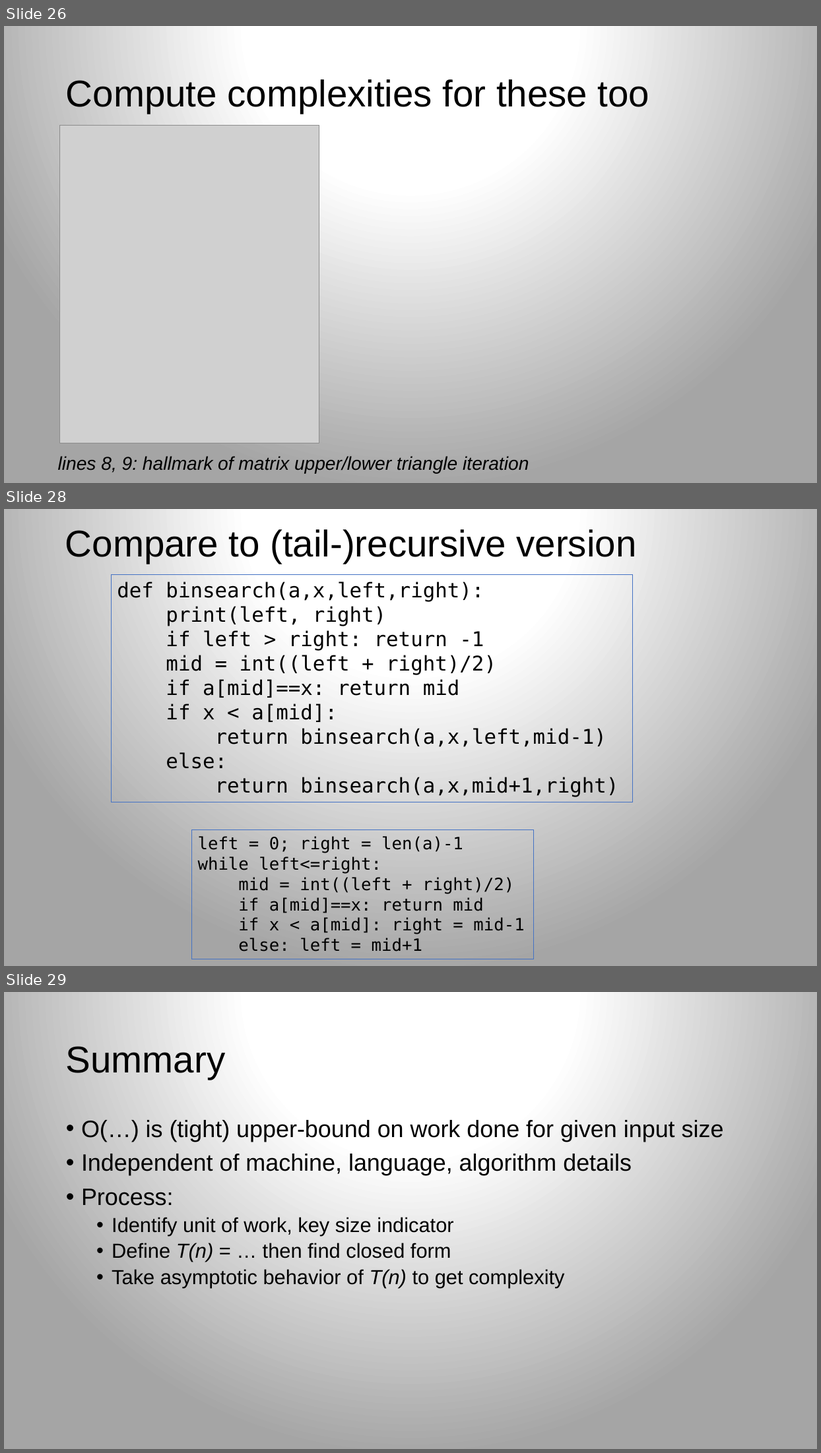
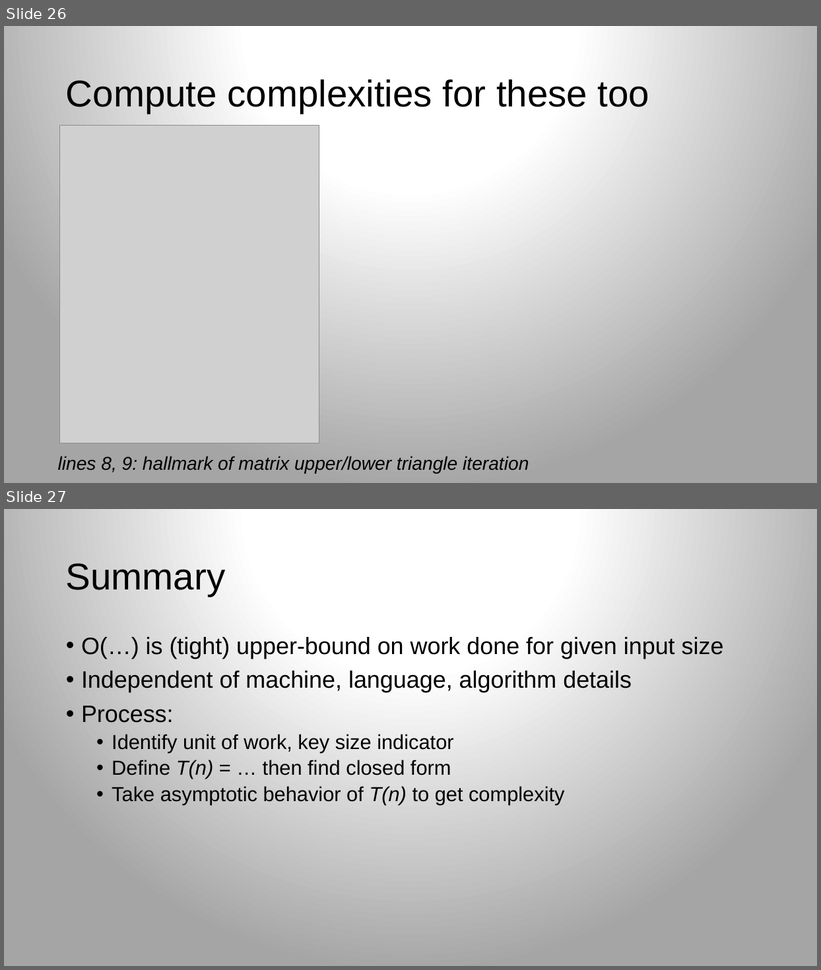
Before and after one commit to parrt/msds689, a slide deck: notes/complexity.pptx. Shown one above the other, each under a label of ours: slides 26, 28 and 29 before the commit, slides 26 and 27 after it; the slides between them are not shown. The pictures are 821x1453 and 821x970 pixels, drawn with LibreOffice and Linux fonts; fonts in the diff are those of the drawing; grey boxes stand for pictures; background and template pictures are left out. Boxes give left, top, right and bottom in pixels: in the first picture for what was removed or moved away, otherwise in the second. Text is boxed around its words. In the diff, an @@ line names an element or a change of style, - is before the commit and + after.

```diff
--- a/notes/complexity.pptx
+++ b/notes/complexity.pptx
@@ slide 28 removed at <box>4,509,817,966</box>, background gradient #FFFFFF to #A5A5A5 @@
@@ title removed at <box>65,529,637,564</box> @@
-Compare to (tail-)recursive version
@@ rectangle removed at <box>112,575,634,803</box> @@
-def binsearch(a,x,left,right):
-print(left, right)
-if left > right: return -1
-mid = int((left + right)/2)
-if a[mid]==x: return mid
-if x < a[mid]:
-return binsearch(a,x,left,mid-1)
-else:
-return binsearch(a,x,mid+1,right)
@@ rectangle removed at <box>192,830,534,960</box> @@
-left = 0; right = len(a)-1
-while left<=right:
-mid = int((left + right)/2)
-if a[mid]==x: return mid
-if x < a[mid]: right = mid-1
-else: left = mid+1
@@ what was slide 29 is now slide 27 @@
```
Also in this commit, not shown: 1 other slide removed, 1 other file.
